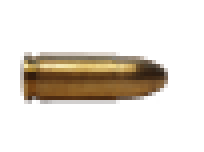
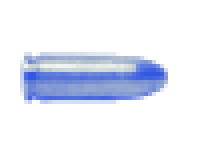
Revision of a layered w=204, h=152 image; what changed, layer by layer:
renamed "bullet-png-39206.png" to "bullet-png5prosvalkea.png", painted on it over (20, 52, 168, 104)
